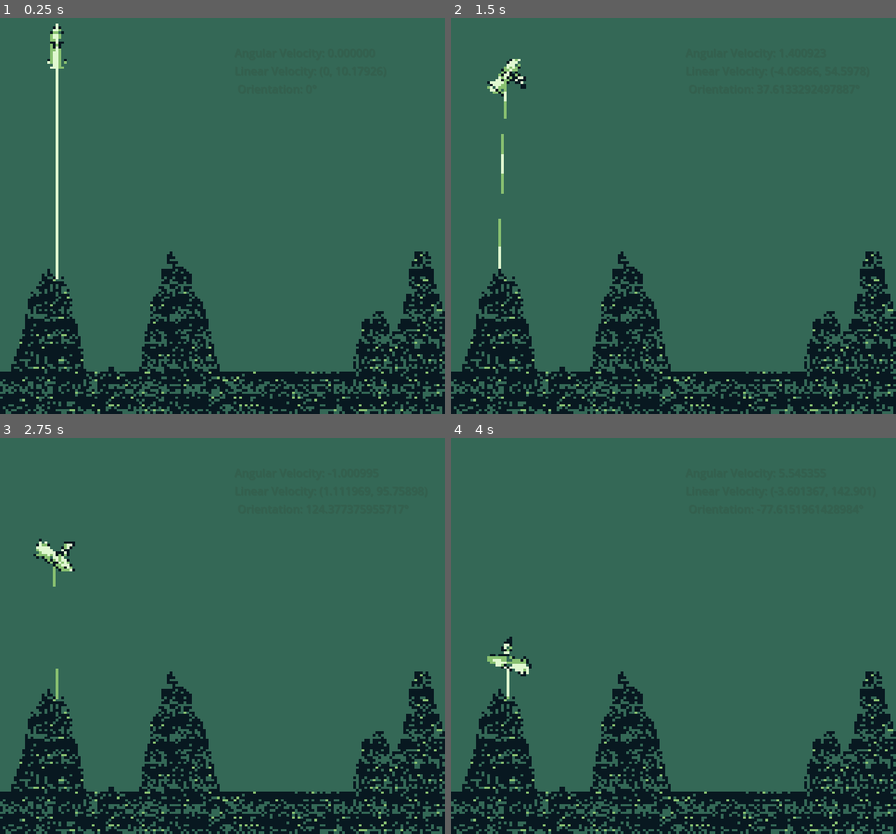
Above: before the commit, frames 1-4 (two rows, left to right).
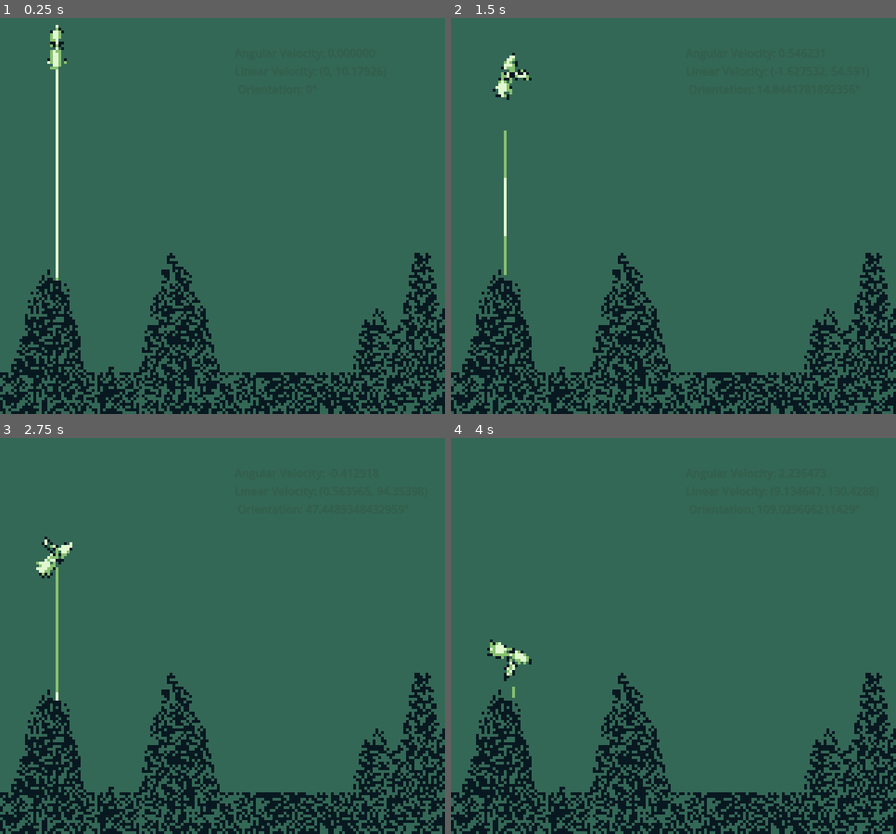
Above: after the commit, the same moments.

Repository: KMatiks/astrolad-landing
Game: Godot game, scene res://scenes/main.tscn
Same seed, same stepped clock (60 frames per second), same inputs: the game is played once before the commit and once after it.
Inputs:
- Up to frame 1 (0.25 s): no input
- Up to frame 2 (1.5 s): hold Right (ui_right) from 0.53 s (still down); tap Up (ui_up) at 0.77 s
- Up to frame 3 (2.75 s): tap Up (ui_up) at 1.52 s; release Right (ui_right) at 2.03 s; hold Left (ui_left) from 2.03 s (still down)
- Up to frame 4 (4 s): release Left (ui_left) at 2.78 s; hold Right (ui_right) from 2.78 s (still down); tap Up (ui_up) at 3.02, 3.77 s

The runs differ from the first frame. In frame 1, 5.9% of the frame differs, in the area x 0-100%, y 1-100%; in frame 2, 6.7%, in the area x 0-100%, y 8-100%; in frame 3, 6.6%; in frame 4, 6.4%.

Commit message:
Fix shader bug. Lower side thruster amount

Diff:
--- a/scripts/rocket.gd
+++ b/scripts/rocket.gd
@@ -2,7 +2,7 @@
 
 
 const THRUST: int = 100;
-const SIDE_THRUST: int = 5;
+const SIDE_THRUST: int = 2;
 const TORQUE_THRUST: int = 70;
 const GRAVITY_SCALE: float = 0.045;
 
--- a/shaders/gameboy.gdshader
+++ b/shaders/gameboy.gdshader
@@ -20,7 +20,7 @@
 		// Quantize `UV` to a stepped value based on the desired resolution by multiplying then flooring the coords
 		// +0.5 to sample from center of the pixel
 		// Using res.x or res.y shouldn't matter since we're dividing by res.x or res.y anyways
-		vec2 uv = (vec2(ivec2(UV * res.x))+0.5) / res.x;
+		vec2 uv = (vec2(ivec2(UV * res)) + 0.5) / res;
 		vec4 tex_color = textureLod(SCREEN_TEXTURE, uv, 0); // Sample the screen texture using new coords
 		// =================================================
 
